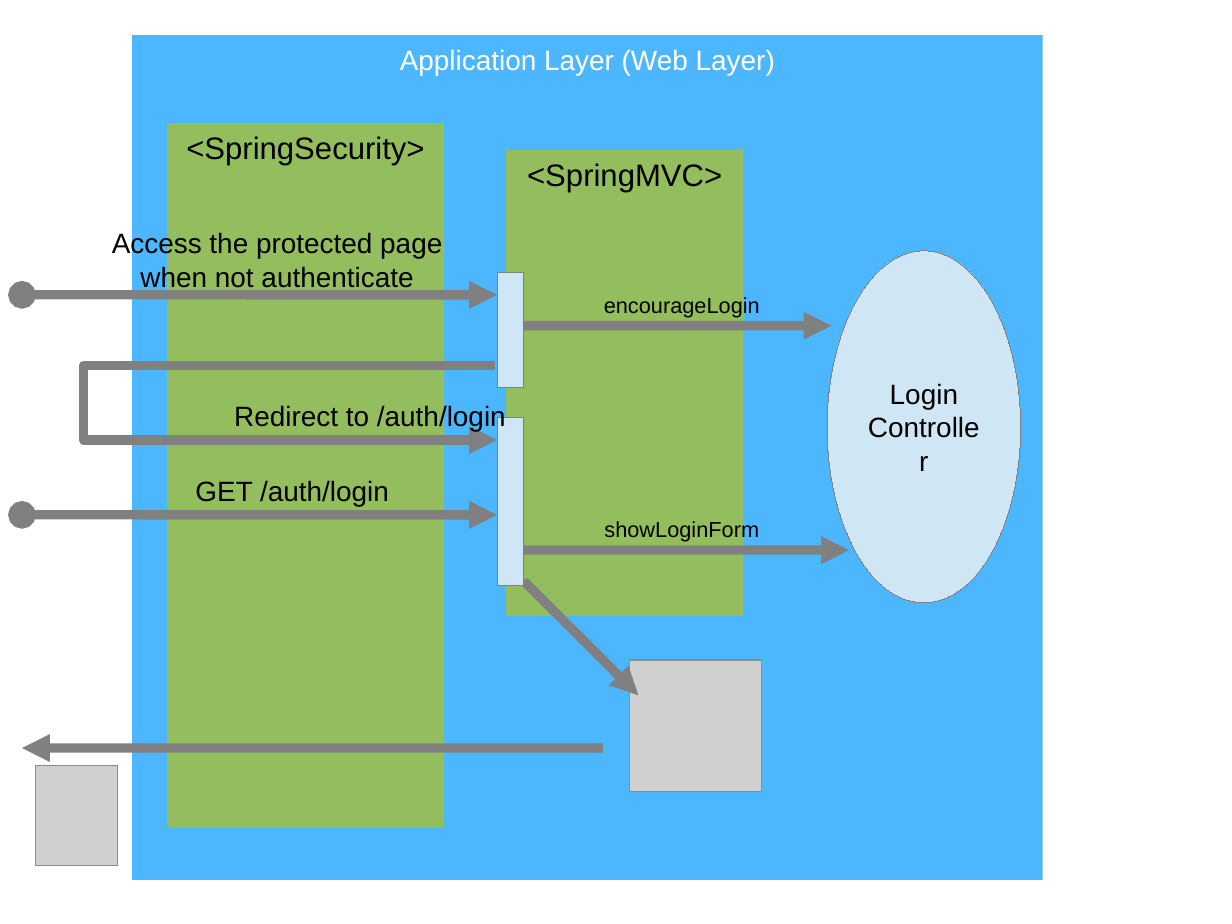
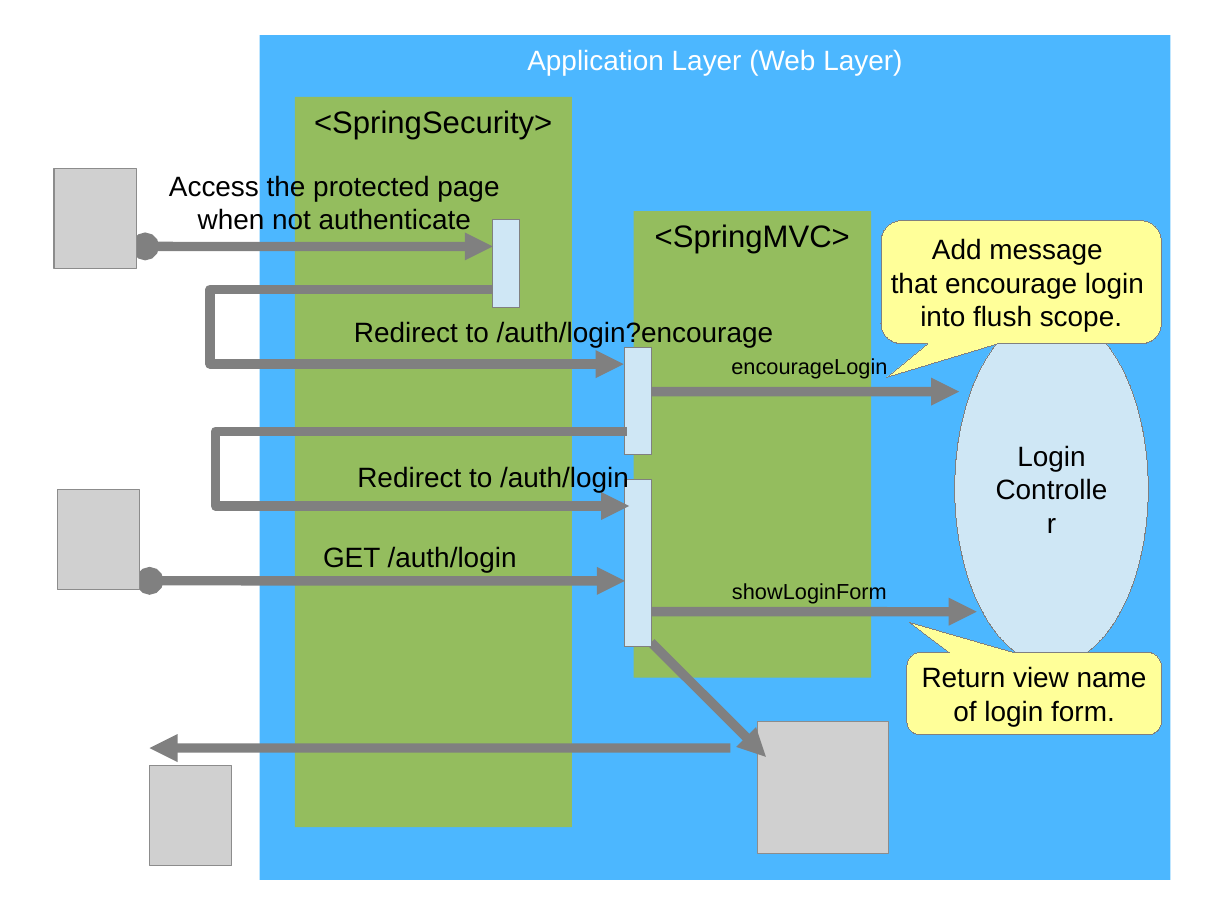
Before and after one commit to kazuki43zoo/demo-application, a slide deck: slide 2 of images/material.odp. Drawn at 1232x924 pixels with LibreOffice and Linux fonts; fonts in the diff are those of the drawing; grey boxes stand for pictures. Boxes give left, top, right and bottom in pixels: in the first picture for what was removed or moved away, otherwise in the second. Text is boxed around its words. In the diff, an @@ line names an element or a change of style, - is before the commit and + after.

```diff
--- a/images/material.odp
+++ b/images/material.odp
@@ rectangle "Application Layer (Web Layer)": place and size @@
-rectangle "Application Layer (Web Layer)" at <box>132,35,1043,880</box>
+rectangle "Application Layer (Web Layer)" at <box>259,35,1171,880</box>
@@ rectangle "<SpringSecurity>": place and size @@
-rectangle "<SpringSecurity>" at <box>168,123,445,827</box>
+rectangle "<SpringSecurity>" at <box>295,97,572,828</box>
@@ picture added at <box>54,169,136,269</box> @@
@@ text "Access the protected page": place and size @@
-text "Access the protected page" at <box>112,231,442,292</box>
+text "Access the protected page" at <box>169,174,499,235</box>
@@ rectangle: place and size @@
-rectangle at <box>497,273,524,387</box>
+rectangle at <box>493,220,520,309</box>
@@ rounded speech box added at <box>881,220,1162,343</box>, fill #FFFF99, outline #808080 0 pt, 18 pt, text #000000 @@
+Add message
+that encourage login
+into flush scope.
@@ double arrow moved from (22, 295) - (497, 295) to (145, 246) - (493, 246) @@
@@ freeform shape added at <box>210,290,624,364</box>, outline #808080 6.01 pt @@
@@ text added at <box>354,320,773,347</box>, 18 pt, text #000000 @@
+Redirect to /auth/login?encourage
@@ rectangle added at <box>625,348,652,455</box>, fill #CFE7F5, outline #808080 0 pt @@
@@ 1 ellipse, 1 text, 1 double arrow, 1 arrow, 1 freeform shape: place and size @@
-1 ellipse, 1 text, 1 double arrow, 1 arrow, 1 freeform shape at <box>22,250,1021,603</box>
+1 ellipse, 1 text, 1 double arrow, 1 arrow, 1 freeform shape at <box>150,313,1148,665</box>
@@ text "Redirect to /auth/login": place and size @@
-text "Redirect to /auth/login" at <box>234,404,506,431</box>
+text "Redirect to /auth/login" at <box>357,466,629,493</box>
@@ picture added at <box>57,490,140,590</box> @@
@@ 2 rectangles, 2 texts, 2 arrows, 1 picture: place and size @@
-2 rectangles, 2 texts, 2 arrows, 1 picture at <box>497,150,850,793</box>
+2 rectangles, 2 texts, 2 arrows, 1 picture at <box>625,211,977,854</box>
@@ rounded speech box added at <box>907,653,1162,736</box>, fill #FFFF99, outline #808080 0 pt, 18 pt, text #000000 @@
+Return view name
+of login form.
@@ arrow moved from (603, 748) - (22, 748) to (731, 748) - (150, 748) @@
@@ picture: place and size @@
-picture at <box>35,766,117,866</box>
+picture at <box>150,766,233,866</box>
```
Also in this commit, not shown: 5 other slides changed, 6 other files.
